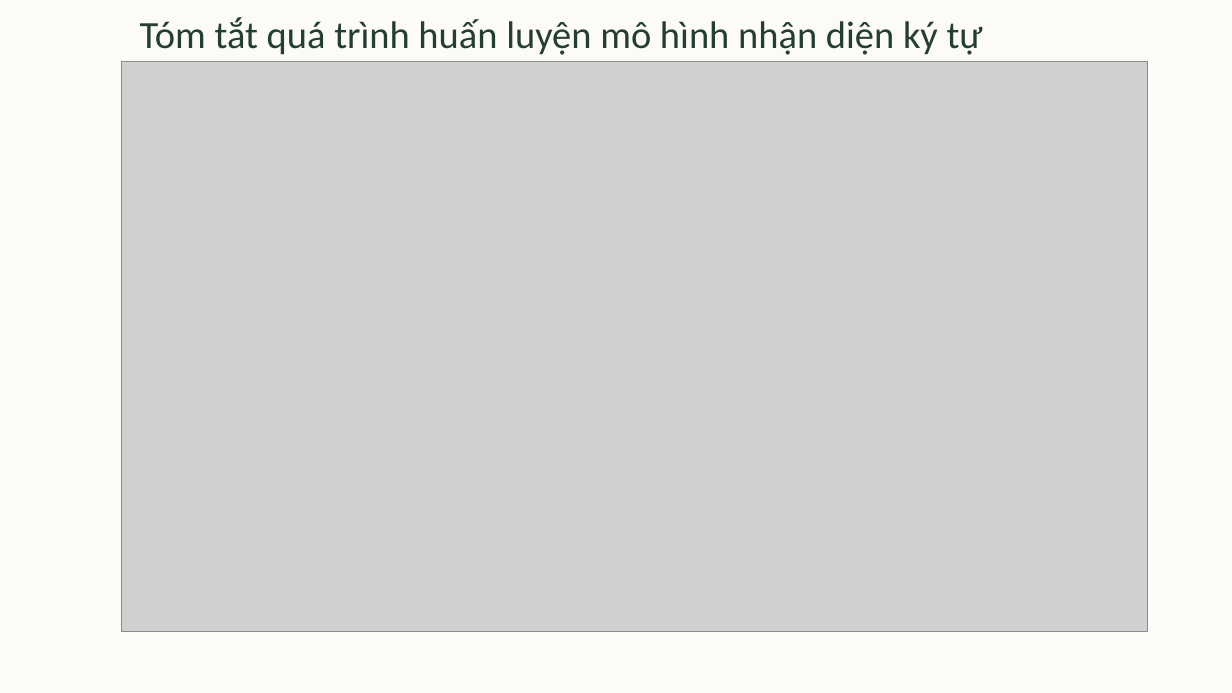
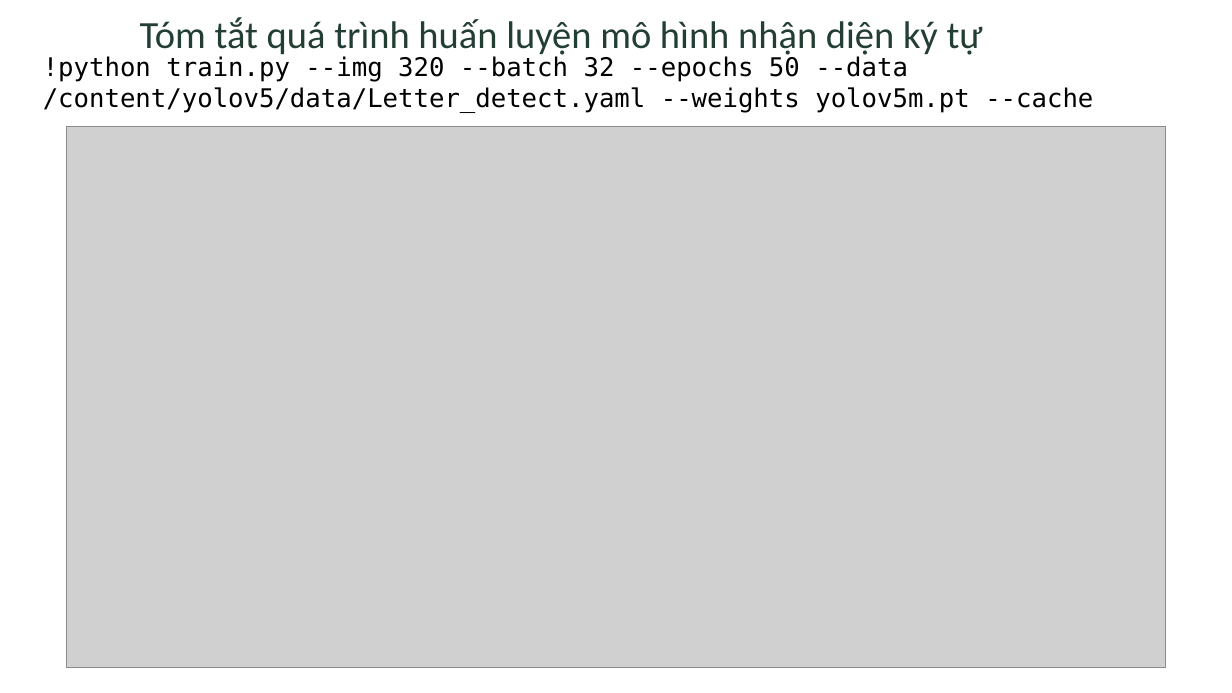
Before and after one commit to MinhTris21/ESP32CAM-FLASK, a slide deck: slide 10 of 21200363 - Nguyễn Minh Trí - THUYẾT TRÌNH.pptx (slide 7 before the commit). Drawn at 1232x693 pixels with LibreOffice and Linux fonts; fonts in the diff are those of the drawing; grey boxes stand for pictures. Boxes give left, top, right and bottom in pixels: in the first picture for what was removed or moved away, otherwise in the second. Text is boxed around its words. In the diff, an @@ line names an element or a change of style, - is before the commit and + after.

```diff
--- a/21200363 - Nguyễn Minh Trí - THUYẾT TRÌNH.pptx
+++ b/21200363 - Nguyễn Minh Trí - THUYẾT TRÌNH.pptx
@@ rectangle removed at [0, 0, 1232, 693] @@
@@ text added at [43, 56, 1093, 112], 24 pt, text #000000 @@
+!python train.py --img 320 --batch 32 --epochs 50 --data
+/content/yolov5/data/Letter_detect.yaml --weights yolov5m.pt --cache
@@ picture: place and size @@
-picture at [122, 62, 1147, 631]
+picture at [67, 127, 1166, 667]
```
Also in this commit, not shown: 8 other slides changed, 5 slides added, 3 slides removed.
